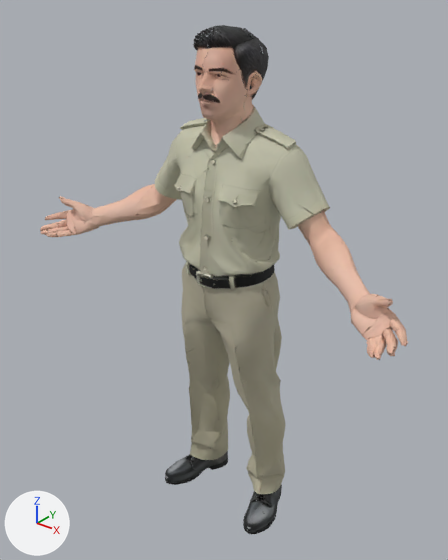
One commit to the glTF model assets/people/mid/guard-mid.glb: the scene before it, then after it.
Rendered twice from a camera (50 mm lens) standing at (1.302, -1.592, 2.029) and looking at (0.002, 0.032, 1.022). Lighting does not change. The marker at lower left points along +X, +Y and +Z. The picture after the commit comes second. Vertices at exactly the same position are counted once.

The first picture shows 'FaceMesh'.
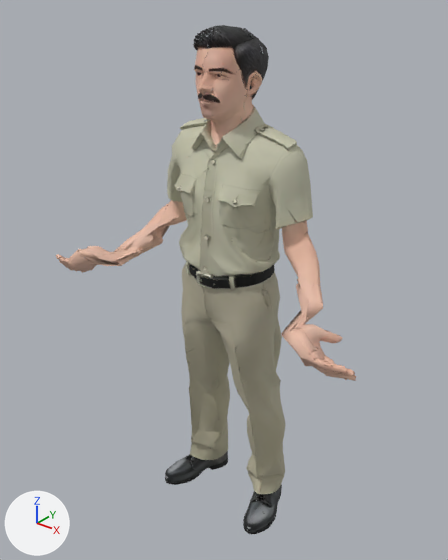
Boxes [x1, y1, x2, y2] around the edits, measured in the pictures (448 x 560 px; the box of a moved part takes in the faces that stretch with it):
'FaceMesh', reshaped (18% narrower): before [40, 25, 408, 534]; after [56, 25, 356, 534]
part 1 of me_model_028, moved or reshaped: before [374, 316, 391, 337]; after [317, 348, 325, 360]
part 2 of me_model_028, moved or reshaped: before [383, 328, 398, 356]; after [323, 359, 356, 381]
part 3 of me_model_028, moved or reshaped: before [373, 337, 386, 358]; after [324, 365, 355, 374]
part 4 of me_model_028, moved or reshaped: before [366, 334, 386, 360]; after [301, 358, 355, 376]
part 5 of me_model_028, moved or reshaped (not visible afterwards): before [369, 338, 375, 353]
part 6 of me_model_028, moved or reshaped (not visible afterwards): before [40, 226, 68, 235]
part 7 of me_model_028, moved or reshaped: before [46, 230, 73, 237]; after [56, 254, 68, 261]
part 8 of me_model_028, moved or reshaped (not visible afterwards): before [40, 223, 58, 231]
part 9 of me_model_028, moved or reshaped: before [45, 132, 201, 235]; after [61, 132, 201, 273]
part 10 of me_model_028, moved or reshaped: before [274, 146, 407, 346]; after [274, 147, 344, 379]

What the commit changed:
me_model_028 is used by ob_facemesh; location (0.0, 0.0, 0.0).
me_model_028 had 13613 vertices, 15000 faces and spanned x -0.79..0.79, y -0.23..0.22, z 0.0..1.9.
me_model_028 now has 13613 vertices, 15000 faces and spans x -0.67..0.67, y -0.25..0.22, z 0.0..1.9.
me_model_028 part 1: the loose piece of 23 vertices spanning x 0.67..0.72, y -0.13..-0.1, z 1.11..1.17 is multiplied about its middle by the matrix ((0.42, -0.903, -0.092), (0.315, 0.05, 0.948), (-0.851, -0.427, 0.306)), then moved by (-0.14, -0.07, -0.12).
me_model_028 part 2: the loose piece of 99 vertices spanning x 0.7..0.78, y -0.21..-0.09, z 1.1..1.14 is multiplied about its middle by the matrix ((0.42, -0.903, -0.092), (0.315, 0.05, 0.948), (-0.851, -0.427, 0.306)), then moved by (-0.14, -0.04, -0.13).
me_model_028 part 3: the loose piece of 61 vertices spanning x 0.68..0.75, y -0.23..-0.13, z 1.1..1.12 is multiplied about its middle by the matrix ((0.42, -0.903, -0.092), (0.315, 0.05, 0.948), (-0.851, -0.427, 0.306)), then moved by (-0.1, -0.03, -0.09).
me_model_028 part 4: the loose piece of 150 vertices spanning x 0.66..0.75, y -0.23..-0.07, z 1.08..1.11 is multiplied about its middle by the matrix ((0.42, -0.903, -0.092), (0.315, 0.05, 0.948), (-0.851, -0.427, 0.306)), then moved by (-0.11, -0.08, -0.08).
me_model_028 part 5: the loose piece of 20 vertices spanning x 0.67..0.72, y -0.21..-0.13, z 1.1..1.11 is multiplied about its middle by the matrix ((0.42, -0.903, -0.092), (0.315, 0.05, 0.948), (-0.851, -0.427, 0.306)), then moved by (-0.09, -0.05, -0.07).
me_model_028 part 6: the loose piece of 85 vertices spanning x -0.74..-0.68, y -0.23..-0.13, z 1.09..1.12 is multiplied about its middle by the matrix ((0.42, 0.903, 0.092), (-0.315, 0.05, 0.948), (0.851, -0.427, 0.306)), then moved by (0.1, -0.04, -0.08).
me_model_028 part 7: the loose piece of 108 vertices spanning x -0.72..-0.65, y -0.22..-0.13, z 1.08..1.11 is multiplied about its middle by the matrix ((0.42, 0.903, 0.092), (-0.315, 0.05, 0.948), (0.851, -0.427, 0.306)), then moved by (0.09, -0.06, -0.06).
me_model_028 part 8: the loose piece of 59 vertices spanning x -0.76..-0.72, y -0.21..-0.15, z 1.1..1.13 is multiplied about its middle by the matrix ((0.42, 0.903, 0.092), (-0.315, 0.05, 0.948), (0.851, -0.427, 0.306)), then moved by (0.11, -0.02, -0.12).
me_model_028 part 9: 1235 of 13613 vertices moved; they spanned x -0.79..-0.23, y -0.19..0.18, z 1.08..1.52 and now span x -0.64..-0.22, y -0.25..0.18, z 0.95..1.51; mean shift (0.11, -0.03, -0.08); largest move (-0.71, -0.06, 1.15) -> (-0.51, -0.17, 0.99).
me_model_028 part 10: 1152 of 13613 vertices moved; they spanned x 0.23..0.79, y -0.17..0.18, z 1.09..1.53 and now span x 0.22..0.63, y -0.25..0.18, z 0.96..1.52; mean shift (-0.11, -0.03, -0.08); largest move (0.71, -0.06, 1.16) -> (0.51, -0.16, 0.99).
Other edits to the shape of me_model_028 do not show in these pictures.
